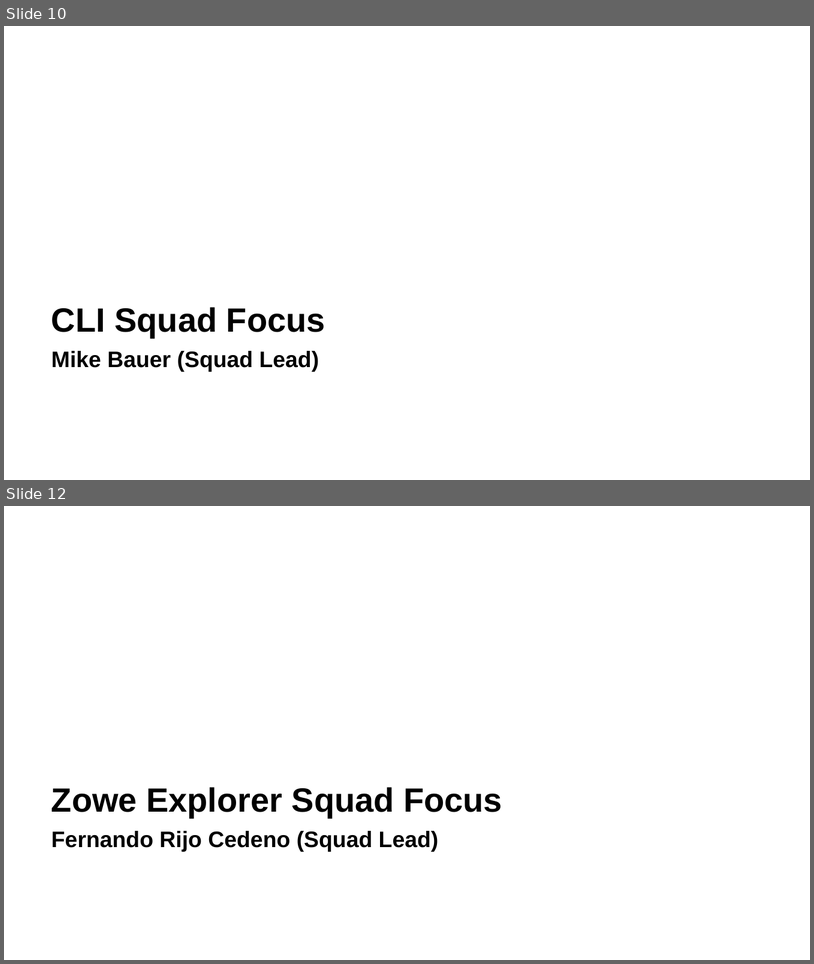
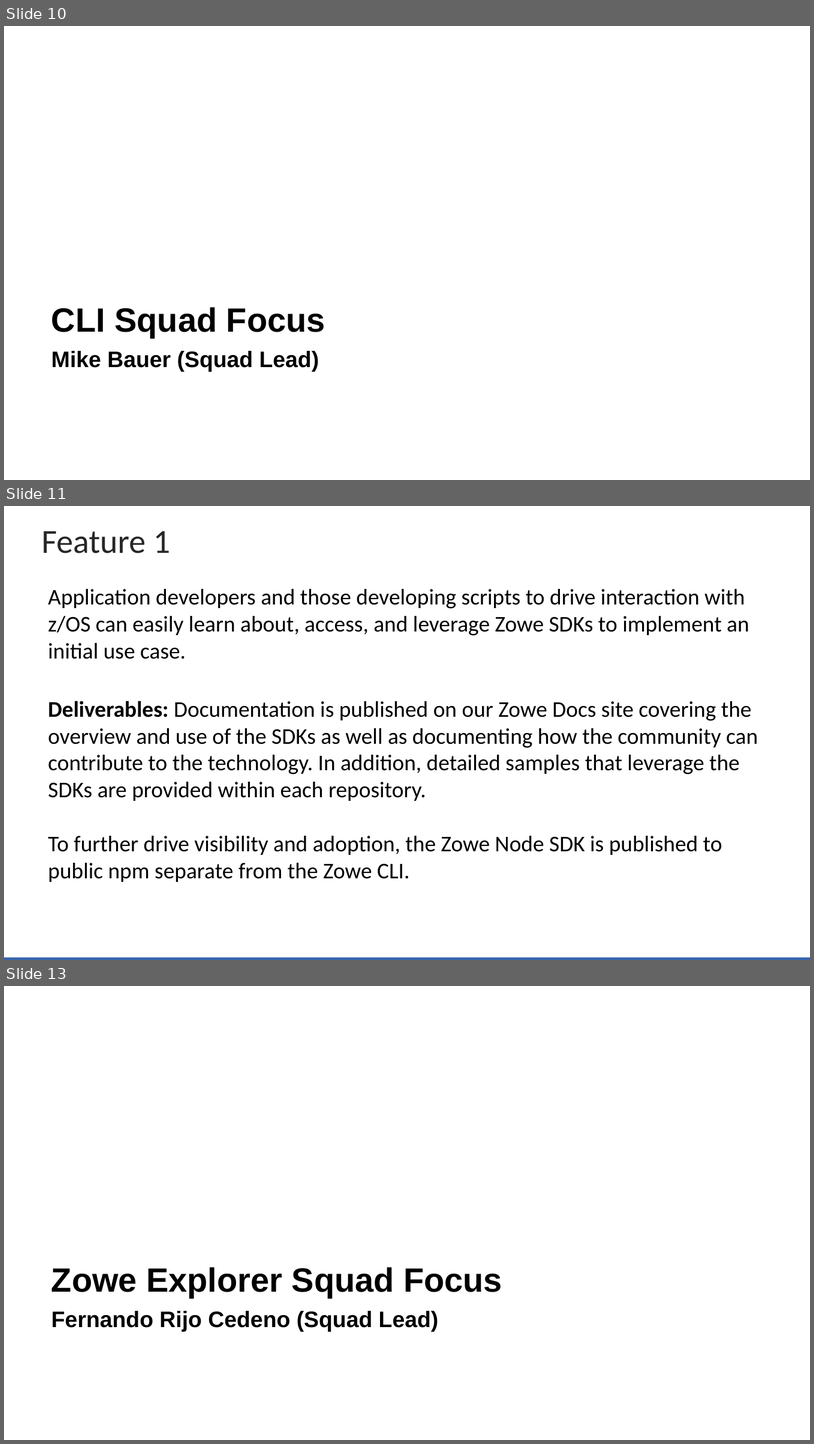
Before and after one commit to zowe/community, a slide deck: Project Management/20PI3 Planning/Zowe Community Squad Focus for 20PI3.pptx. Shown one above the other, each under a label of ours: slides 10 and 12 before the commit, slides 10, 11 and 13 after it; the slides between them are not shown. The pictures are 814x964 and 814x1444 pixels, drawn with LibreOffice and Linux fonts; fonts in the diff are those of the drawing; background and template pictures are left out. Boxes give left, top, right and bottom in pixels: in the first picture for what was removed or moved away, otherwise in the second. Text is boxed around its words. In the diff, an @@ line names an element or a change of style, - is before the commit and + after.

```diff
--- a/Project Management/20PI3 Planning/Zowe Community Squad Focus for 20PI3.pptx
+++ b/Project Management/20PI3 Planning/Zowe Community Squad Focus for 20PI3.pptx
@@ slide 11 added at box(4, 506, 810, 960), background #FFFFFF @@
@@ title added at box(42, 531, 170, 553), 30 pt, text #262626 @@
+Feature 1
@@ text added at box(48, 589, 758, 882), 20 pt, text #000000 @@
+Application developers and those developing scripts to drive interaction with z/OS can easily learn about, access, and leverage Zowe SDKs to implement an initial use case.
+Deliverables: Documentation is published on our Zowe Docs site covering the overview and use of the SDKs as well as documenting how the community can contribute to the technology. In addition, detailed samples that leverage the SDKs are provided within each repository.
+To further drive visibility and adoption, the Zowe Node SDK is published to public npm separate from the Zowe CLI.
@@ rectangle added at box(4, 957, 810, 960), fill #3664AD @@
@@ what was slide 12 is now slide 13 @@
```
Also in this commit, not shown: 1 other slide added, 1 slide removed.
